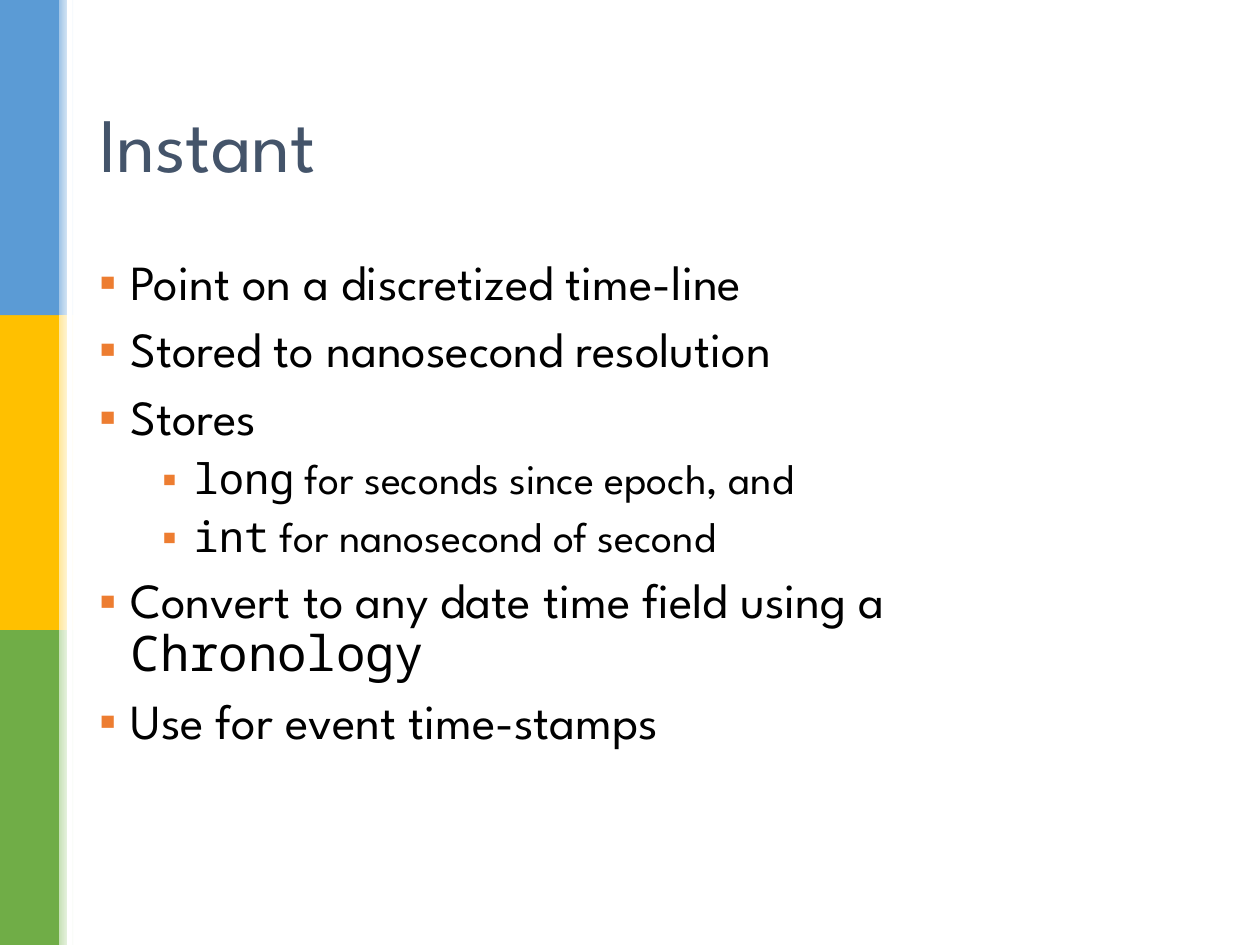
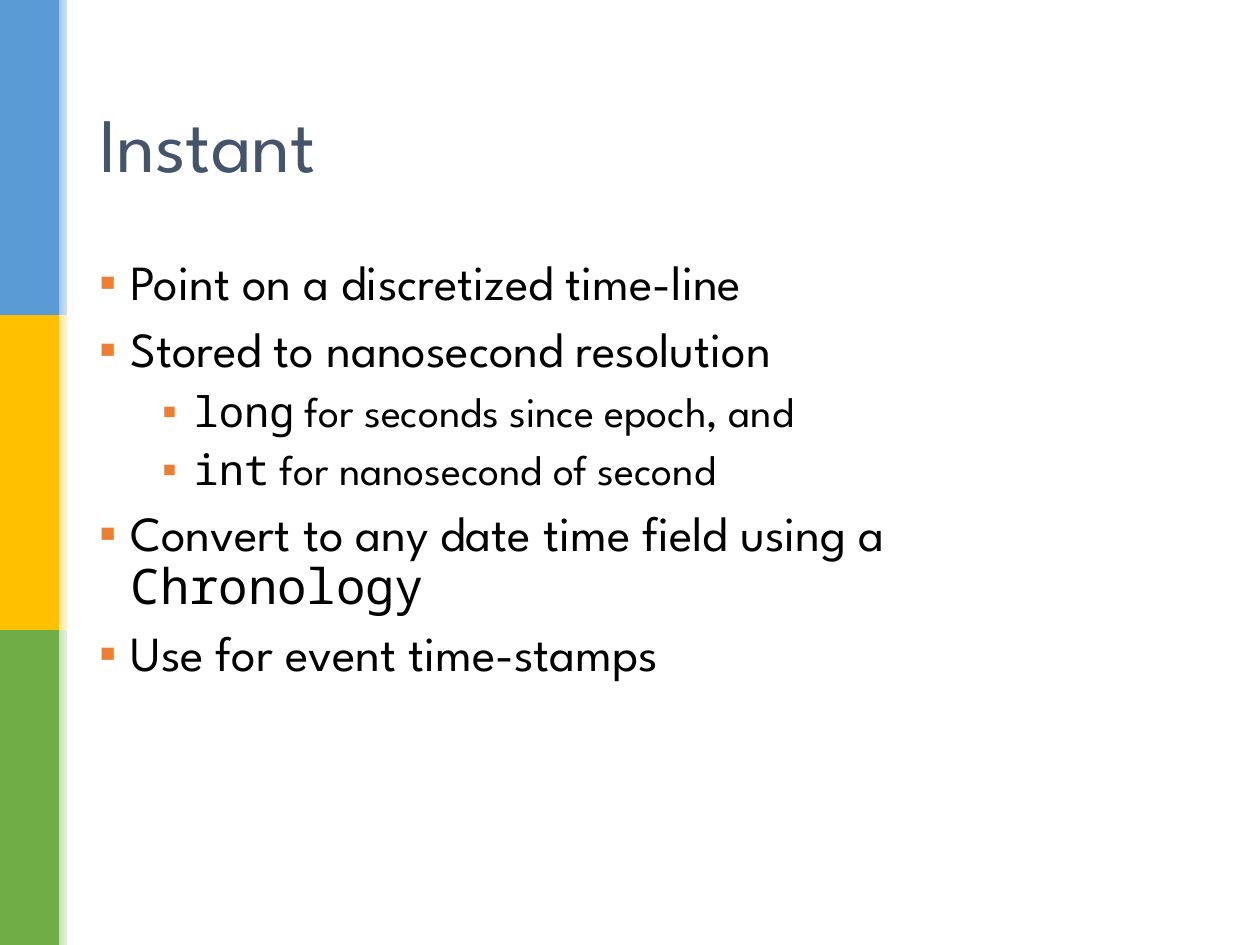
Before and after one commit to sualeh/make-a-date, a slide deck: slide 22 of Java 8 Date and Time API.pptx. Drawn at 1260x945 pixels with LibreOffice and Linux fonts; fonts in the diff are those of the drawing; background and template pictures are left out. Boxes give left, top, right and bottom in pixels: in the first picture for what was removed or moved away, otherwise in the second. Text is boxed around its words. In the diff, an @@ line names an element or a change of style, - is before the commit and + after.

```diff
--- a/Java 8 Date and Time API.pptx
+++ b/Java 8 Date and Time API.pptx
@@ text at box(131, 402, 256, 436): paragraph removed @@
-▪ Stores
```
Also in this commit, not shown: 8 other slides changed.
